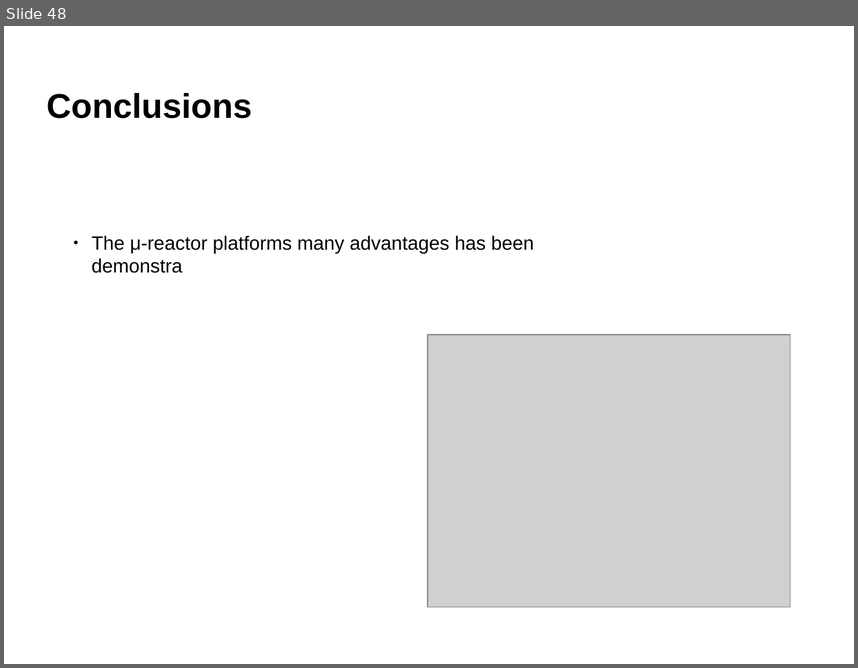
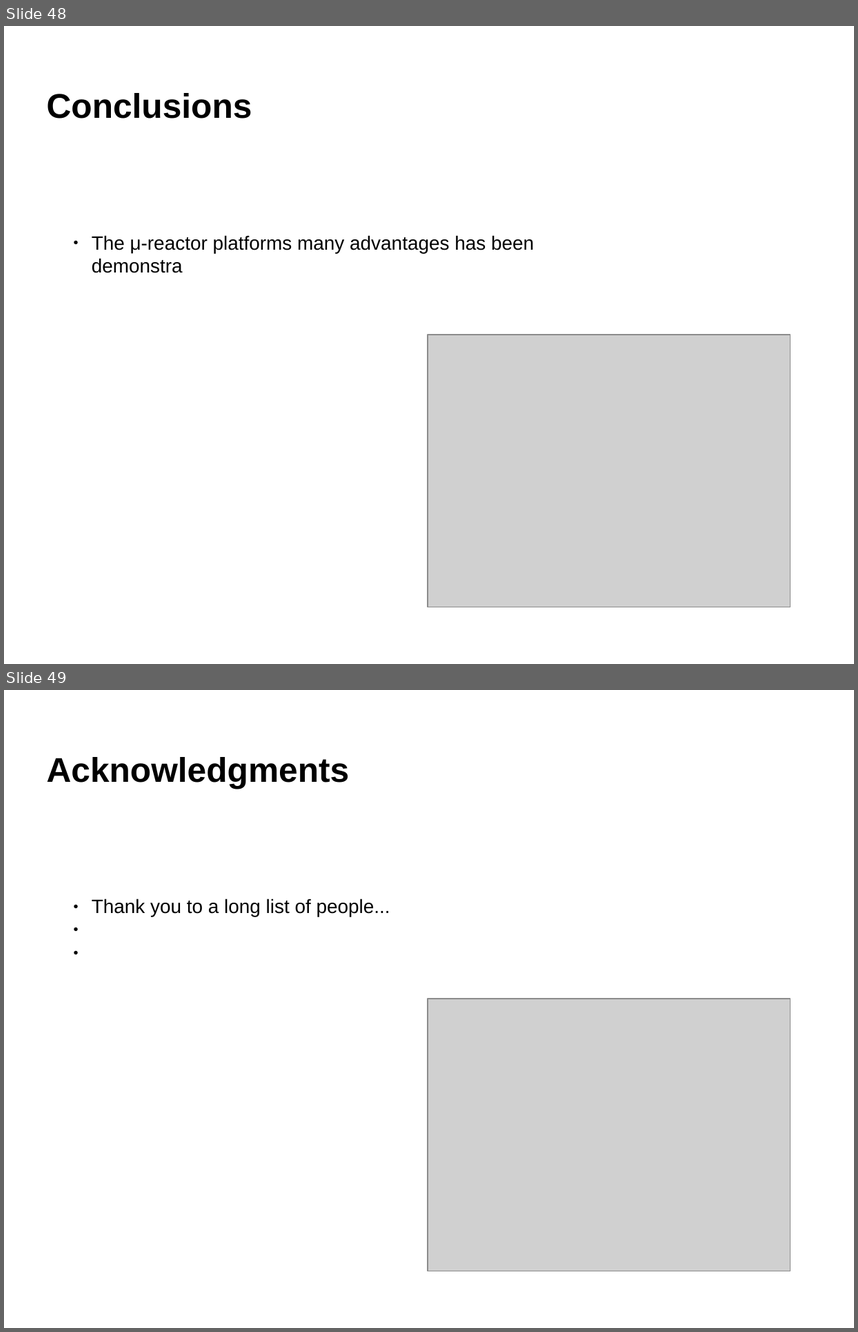
Before and after one commit to robertjensen/Thesis, a slide deck: defence/presentaation.odp. Shown one above the other, each under a label of ours: slide 48 before the commit, slides 48 and 49 after it. The pictures are 858x668 and 858x1332 pixels, drawn with LibreOffice and Linux fonts; fonts in the diff are those of the drawing; grey boxes stand for pictures; background and template pictures are left out. Boxes give left, top, right and bottom in pixels: in the first picture for what was removed or moved away, otherwise in the second. Text is boxed around its words. In the diff, an @@ line names an element or a change of style, - is before the commit and + after.

```diff
--- a/defence/presentaation.odp
+++ b/defence/presentaation.odp
@@ slide 49 added at [4,690,854,1328], background #FFFFFF @@
@@ title added at [47,757,350,789], 32 pt, text #000000, bold @@
+Acknowledgments
@@ text added at [92,898,390,917], 18 pt, text #000000 @@
+● Thank you to a long list of people...
@@ picture added at [428,998,791,1271] @@
```
Also in this commit, not shown: 1 other file.
